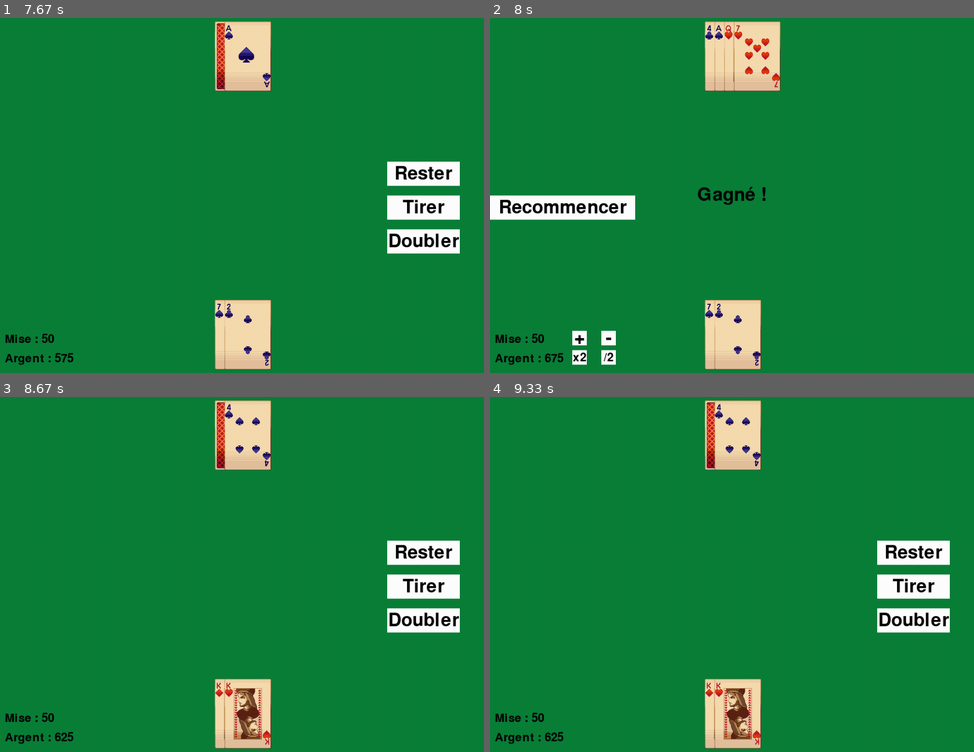
Above: before the commit, frames 1-4 (two rows, left to right).
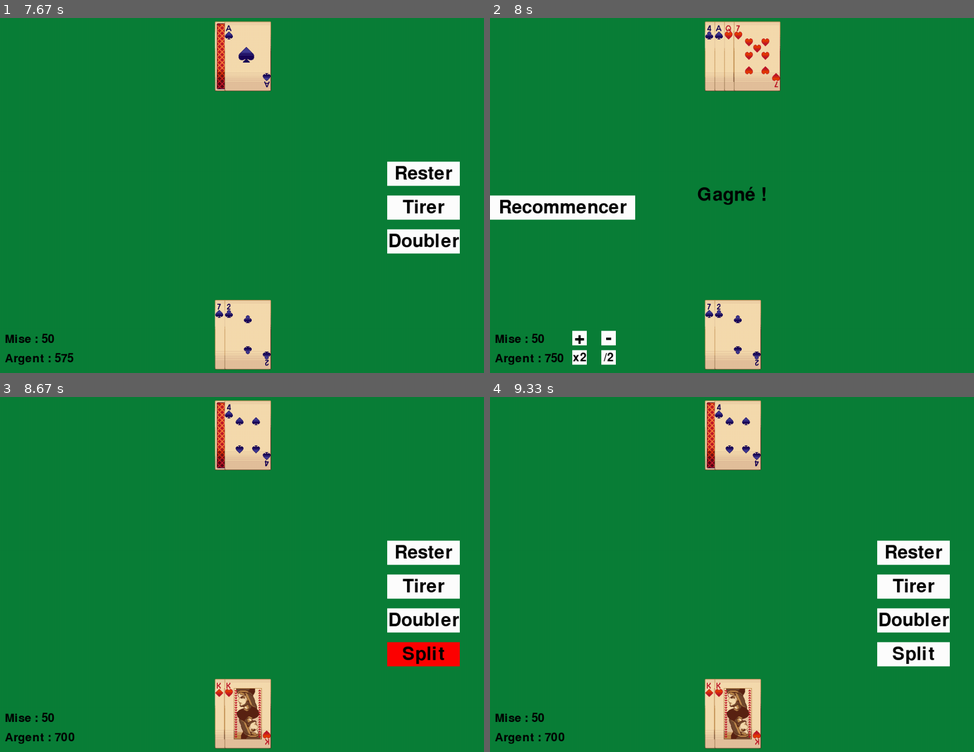
Above: after the commit, the same moments.

Repository: oscorchan/blackJack-Pygame
Game: pygame game, started from main.py
Same seed, same stepped clock (60 frames per second), same inputs: the game is played once before the commit and once after it.
Inputs (mouse positions are in pixels of both pictures, inside the frame that each line leads up to):
- Up to frame 1 (7.67 s): click "Commencer" at 0.38 s; click "Rester" at 0.72 s; click "x2" at 1.05 s; click (421, 323) at 1.38 s; click "Commencer" at 2.72 s; click "Doubler" at 3.05 s; click "-" at 3.38 s; click (392, 188) at 3.72 s; click "+" at 4.55 s; click (261, 181) at 4.88 s; click "/2" at 5.72 s; click (96, 330) at 6.05 s; click (91, 216) at 6.38 s; click "Tirer" at 6.72 s; click "Commencer" at 7.05 s; click "Assurance" at 7.38 s
- Up to frame 2 (8 s): click "Rester" at 7.72 s
- Up to frame 3 (8.67 s): click "Commencer" at 8.05 s; click (421, 652) at 8.38 s, where only the run after the commit has a clickable "Split"
- Up to frame 4 (9.33 s): click (886, 492) at 8.72 s

Frame 1 is identical in both runs. In frame 2, less than 0.1% of the frame differs, in the area x 11-16%, y 94-97%; in frame 3, 1.1%, in the area x 11-95%, y 68-97%; in frame 4, 1.1%.

Commit message:
ajout bouton split et correction bug comparer mains

Diff:
--- a/main.py
+++ b/main.py
@@ -190,6 +190,8 @@
 
         self.canDouble = False
 
+        self.canSplit = False
+
         self.gameStarted = False
 
         self.player = Player()
@@ -213,6 +215,7 @@
         self.boutonCommencer = Bouton(0, HAUTEUR / 2, 300, 50, "Commencer", BLACK, BLANC, ROUGE)
         self.boutonRester = Bouton(LARGEUR - 200, HAUTEUR / 2 - 70, 150, 50, "Rester", BLACK, BLANC, ROUGE)
         self.boutonDoubler = Bouton(LARGEUR - 200, HAUTEUR / 2 + 70, 150, 50, "Doubler", BLACK, BLANC, ROUGE)
+        self.boutonSplit = Bouton(LARGEUR - 200, HAUTEUR / 2 + 140, 150, 50, "Split", BLACK, BLANC, ROUGE)
         self.boutonAugmenterMise = Bouton(170, HAUTEUR - 95, 30, 30, "+", BLACK, BLANC, ROUGE)
         self.boutonDiminuerMise = Bouton(230, HAUTEUR - 95, 30, 30, "-", BLACK, BLANC, ROUGE)
         self.boutonDoublerMise = Bouton(170, HAUTEUR - 55, 30, 30, "x2", BLACK, BLANC, ROUGE)
@@ -280,21 +283,23 @@
         self.dealer.retournerCarte(0)
         while self.dealer.hand.calculerTotal() < 17 :
             self.dealer.hit(self.deck)
-        if self.player.hand.calculerTotal() > 21 or (self.dealer.hand.calculerTotal() <= 21 and self.player.hand.calculerTotal() < self.dealer.hand.calculerTotal()):
+        if self.dealer.hand.hasBlackjack :
             if self.assurence:
                 self.perdreAvecAssurance()
             else:
                 self.perdre()
+        if self.player.hand.calculerTotal() > 21 or (self.dealer.hand.calculerTotal() <= 21 and self.player.hand.calculerTotal() < self.dealer.hand.calculerTotal()):
+            self.perdre()
         elif self.dealer.hand.calculerTotal() > 21 or (self.dealer.hand.calculerTotal() < self.player.hand.calculerTotal()):
             self.gagner()
         else:
             self.egalite()
 
     def start(self):
-        self.rienNeVasPlusSound.play()
         self.canDouble = True
         self.gameStarted = True
         self.assurence = False
+        self.canSplit = False
 
         self.player.hand.addCard(self.deck.deal())
         self.dealer.hand.addCard(self.deck.deal())
@@ -326,6 +331,12 @@
         if self.dealer.hand.cards[1].value == 1:
             self.afficherBoutonAssurance = True
 
+        print(self.player.hand.cards[0].value)
+        print(self.player.hand.cards[1].value)
+
+        if self.player.hand.cards[0].value == self.player.hand.cards[1].value or (self.player.hand.cards[0].value >= 10 and self.player.hand.cards[1].value >= 10):
+            self.canSplit = True
+
         return
 
     def play(self):
@@ -419,9 +430,11 @@
             if self.gameStarted:
                 self.boutonTirer.dessiner(self.screen)
                 self.boutonRester.dessiner(self.screen)
-
-            if self.gameStarted and self.canDouble:
-                self.boutonDoubler.dessiner(self.screen)
+                if self.canDouble:
+                    self.boutonDoubler.dessiner(self.screen)
+                if self.canSplit:
+                    self.boutonSplit.dessiner(self.screen)
+
 
             if not self.gameStarted:
                 self.boutonAugmenterMise.dessiner(self.screen)
